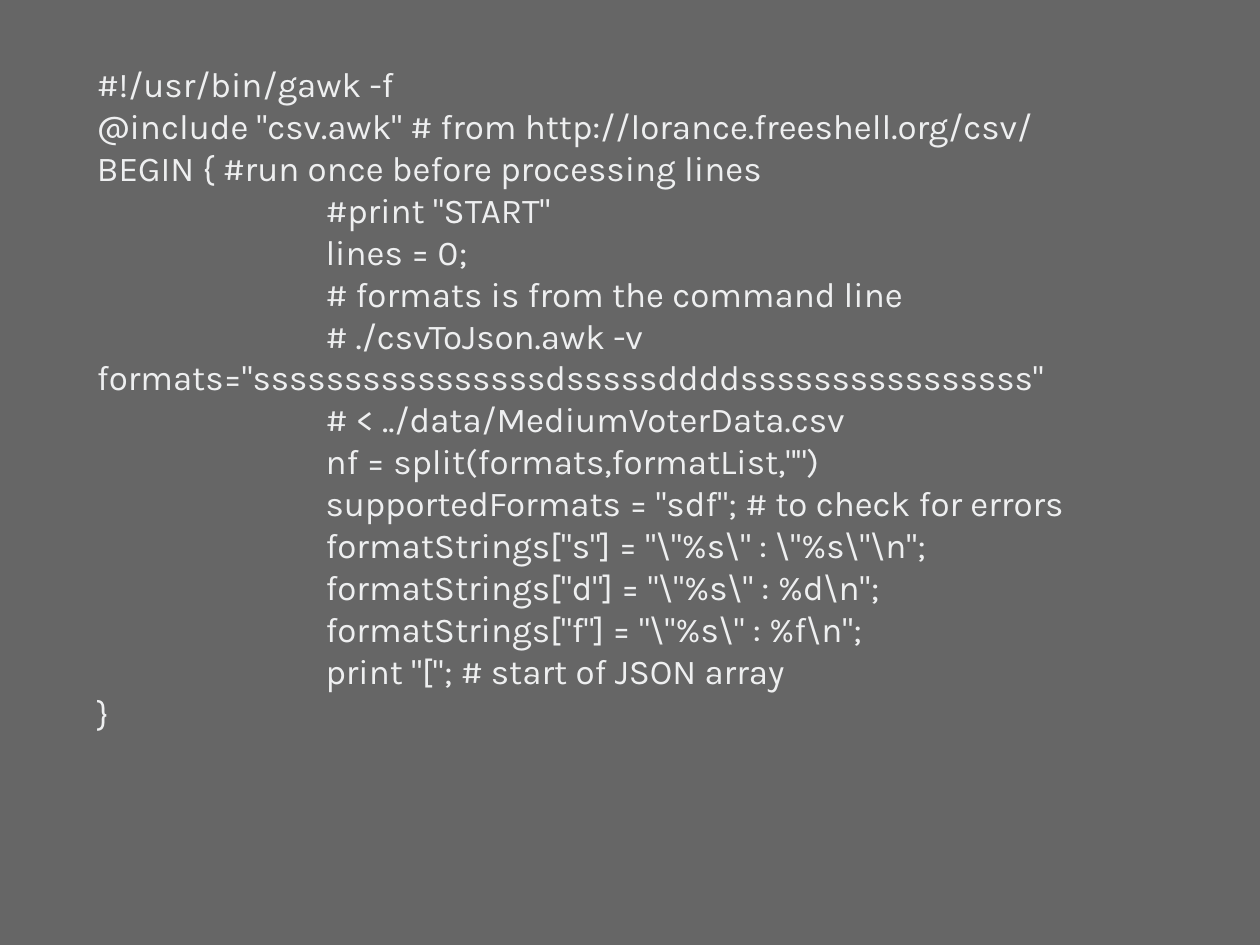
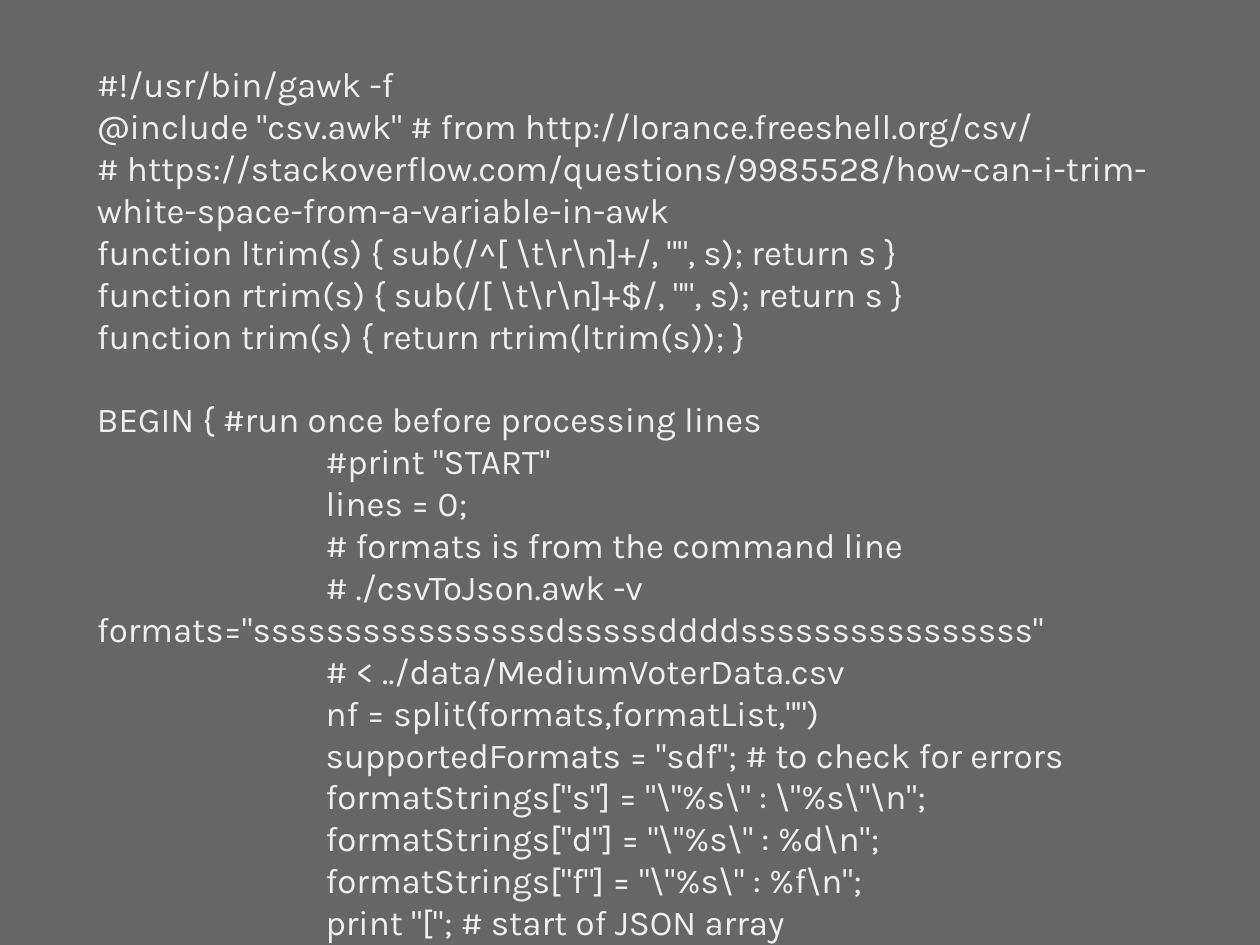
Before and after one commit to kentarchie/three-languages-talk, a slide deck: slide 25 of Slides/ThreeLanguages.odp. Drawn at 1260x945 pixels with LibreOffice and Linux fonts; fonts in the diff are those of the drawing. Boxes give left, top, right and bottom in pixels: in the first picture for what was removed or moved away, otherwise in the second. Text is boxed around its words. In the diff, an @@ line names an element or a change of style, - is before the commit and + after.

```diff
--- a/Slides/ThreeLanguages.odp
+++ b/Slides/ThreeLanguages.odp
@@ text at box(97, 155, 1147, 353): paragraphs added @@
+# https://stackoverflow.com/questions/9985528/how-can-i-trim-white-space-from-a-variable-in-awk
+function ltrim(s) { sub(/^[ \t\r\n]+/, "", s); return s }
+function rtrim(s) { sub(/[ \t\r\n]+$/, "", s); return s }
+function trim(s) { return rtrim(ltrim(s)); }
```
Also in this commit, not shown: 2 other slides changed, 5 slides added, 3 other files.
